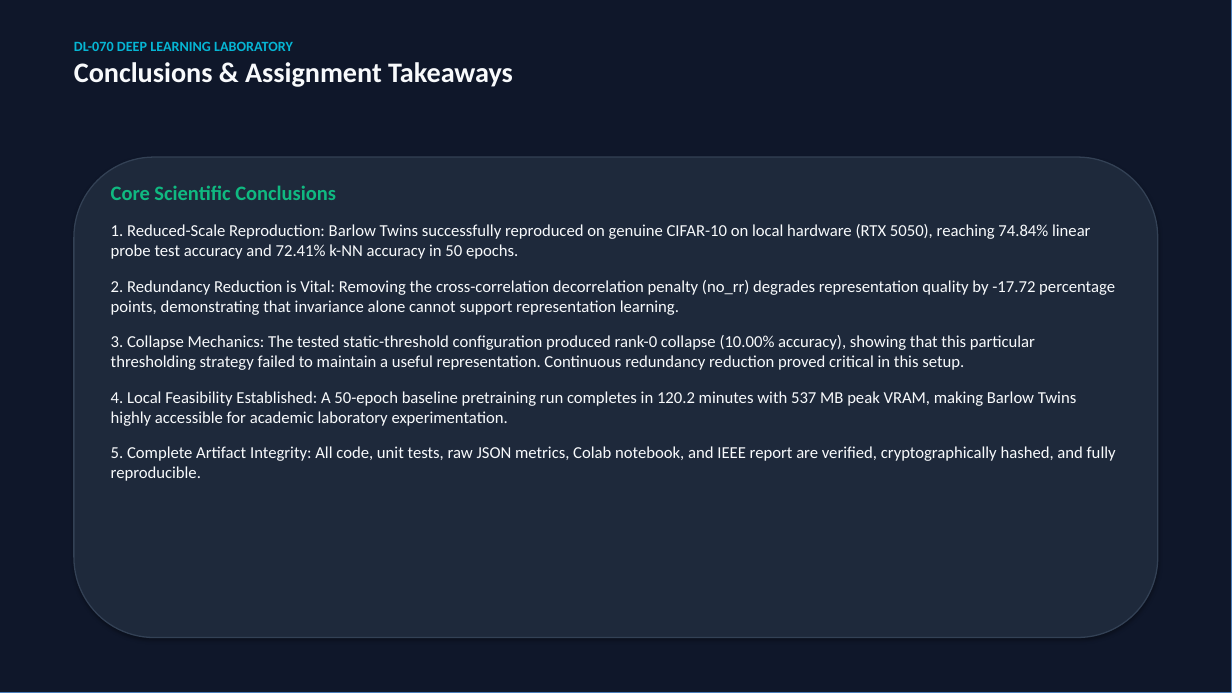
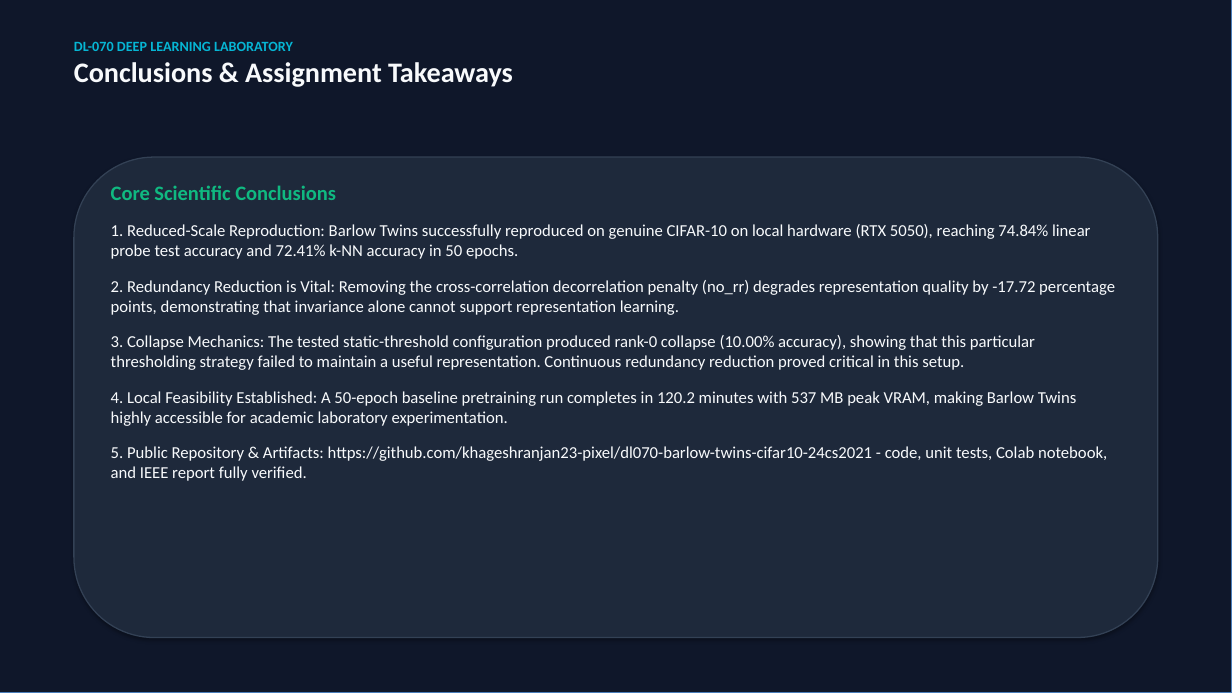
Before and after one commit to khageshranjan23-pixel/dl070-barlow-twins-cifar10-24cs2021, a slide deck: slide 12 of presentation/DL070_BarlowTwins_Presentation.pptx. Drawn at 1232x693 pixels with LibreOffice and Linux fonts; fonts in the diff are those of the drawing. Boxes give left, top, right and bottom in pixels: in the first picture for what was removed or moved away, otherwise in the second. Text is boxed around its words. In the diff, an @@ line names an element or a change of style, - is before the commit and + after.

Commit message:
Add final repository link to submission documents

```diff
--- a/presentation/DL070_BarlowTwins_Presentation.pptx
+++ b/presentation/DL070_BarlowTwins_Presentation.pptx
@@ text at (111, 446, 1107, 481): text changed @@
-5. Complete Artifact Integrity: All code, unit tests, raw JSON metrics, Colab notebook, and IEEE report are verified, cryptographically hashed, and fully reproducible.
+5. Public Repository & Artifacts: https://github.com/khageshranjan23-pixel/dl070-barlow-twins-cifar10-24cs2021 - code, unit tests, Colab notebook, and IEEE report fully verified.
```
Also in this commit, not shown: 4 other files.
